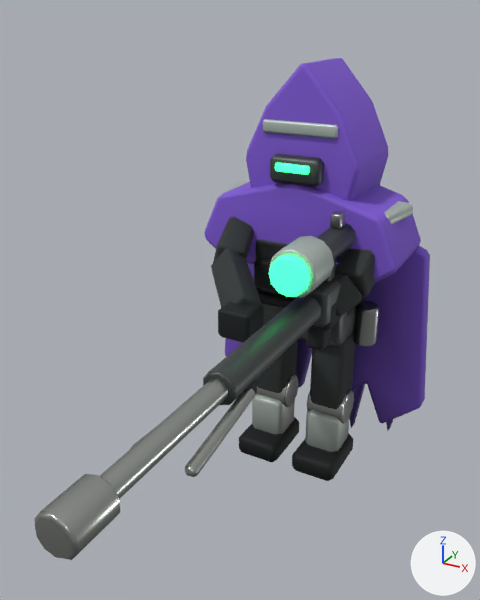
Renders of the glTF model github-io/public/models/stalker.glb from each side of a commit.
Before and after are seen from a camera (50 mm lens) standing at (1.48, -3.57, 2.8) and looking at (0.02, -0.9, 1.47). Every picture has the same lights, and +X, +Y and +Z are marked at lower right. The first picture is the older version. Where no turn or scale is listed for an object, it has been applied to the vertices.

The scene before the commit, as lines of its bpy script (objects in view):
```python
ob_belt = bpy.data.objects.new('Belt', me_belt)
ob_belt.location = (0.0, 0.0, 0.0)
ob_bipod_clamp = bpy.data.objects.new('Bipod_clamp', me_bipod_clamp)
ob_bipod_clamp.location = (0.0, 0.0, 0.0)
ob_boot = bpy.data.objects.new('Boot', me_boot)
ob_boot.location = (-0.2, 0.0, 0.94)
ob_boot_001 = bpy.data.objects.new('Boot.001', me_boot_001)
ob_boot_001.location = (0.2, 0.0, 0.94)
ob_forearms = bpy.data.objects.new('Forearms', me_forearms)
ob_forearms.location = (0.0, 0.0, 0.0)
ob_gloves = bpy.data.objects.new('Gloves', me_gloves)
ob_gloves.location = (0.0, 0.0, 0.0)
ob_grip = bpy.data.objects.new('Grip', me_grip)
ob_grip.location = (0.0, 0.0, 0.0)
ob_magazine_pouches = bpy.data.objects.new('Magazine_pouches', me_magazine_pouches)
ob_magazine_pouches.location = (0.0, 0.0, 0.0)
ob_upper_leg_001 = bpy.data.objects.new('Upper_leg.001', me_upper_leg_001)
ob_upper_leg_001.location = (0.2, 0.0, 0.94)
# also in view: 'Canteen' at (0.37, 0.08, 1.0); 'Mask' at (0.0, -0.22, 1.98); 'Scope_lens' at (0.3, -0.94, 1.66); 'Hood' at (0.0, 0.08, 2.15); 'Upper_leg' at (-0.2, 0.0, 0.69)
```
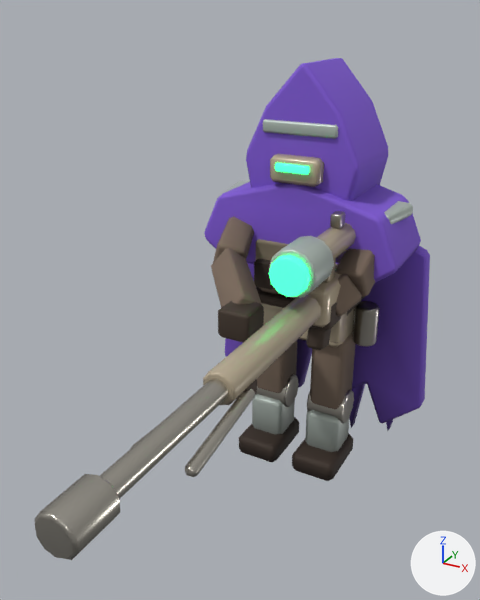
Pixel boxes [x1, y1, x2, y2] of what changed, in the pictures (480 x 600 px):
'Barrel_shroud', surface changed (grey to brown): [203, 295, 321, 405] in both
'Forearms', surface changed (black to brown): [211, 248, 361, 316] in both
'Upper_leg.001', surface changed (lighter): [310, 332, 355, 409] in both
'Arms', surface changed (black to brown): [213, 216, 375, 297] in both
'Gloves', surface changed: [218, 301, 341, 342] in both
'Boot.001', surface changed: [292, 436, 353, 481] in both
'Boot', surface changed: [239, 424, 286, 462] in both
'Mask', surface changed (lighter): [270, 153, 324, 187] in both
'Upper_leg', surface changed (lighter): [256, 340, 297, 393] in both
'Receiver', surface changed (black to brown): [308, 263, 341, 328] in both
'Scope_tube', surface changed (lighter): [316, 223, 356, 260] in both
'Pelvis', surface changed: [262, 303, 355, 348] in both
'Magazine_pouches', surface changed: [254, 259, 274, 290] in both
'Chest_rig', surface changed (black to brown): [255, 239, 288, 261] in both
'Belt', surface changed: [256, 287, 364, 315] in both
'Grip', surface changed: [306, 327, 331, 350] in both
'Magazine', surface changed (lighter): [329, 312, 347, 343] in both
'Scope_mounts', surface changed: [323, 249, 348, 283] in both
'Bipod_clamp', surface changed: [243, 380, 257, 394] in both
'Torso', surface changed: [259, 287, 281, 295] in both

Diff of the bpy script that builds the scene:
```diff
--- a/github-io/public/models/stalker.glb.py
+++ b/github-io/public/models/stalker.glb.py
@@ mat_undercarriage @@
 n2 = _N.new('ShaderNodeMix'); n2.name = 'Mix'
 n2.inputs[0].default_value = 1.0  # 'Factor'
-n2.inputs[7].default_value = (0.0168, 0.0212, 0.0232, 1.0)  # 'B', black #23282a
+n2.inputs[7].default_value = (0.0887, 0.0612, 0.0452, 1.0)  # 'B', brown #54463c
 n3 = _N.new('ShaderNodeVertexColor'); n3.name = 'Color Attribute'
@@ mat_suit @@
 n2 = _N.new('ShaderNodeMix'); n2.name = 'Mix'
 n2.inputs[0].default_value = 1.0  # 'Factor'
-n2.inputs[7].default_value = (0.0343, 0.0423, 0.0423, 1.0)  # 'B', dark grey #343a3a
+n2.inputs[7].default_value = (0.254, 0.181, 0.133, 1.0)  # 'B', brown #8a7666
 n3 = _N.new('ShaderNodeVertexColor'); n3.name = 'Color Attribute'
@@ mat_armor @@
 n0 = _N.new('ShaderNodeBsdfPrincipled'); n0.name = 'Principled BSDF'
-n0.inputs[1].default_value = 0.55  # 'Metallic'
-n0.inputs[2].default_value = 0.46  # 'Roughness'
+n0.inputs[1].default_value = 0.12  # 'Metallic'
+n0.inputs[2].default_value = 0.25  # 'Roughness'
 n1 = _N.new('ShaderNodeOutputMaterial'); n1.name = 'Material Output'
@@ mat_armor @@
 n2 = _N.new('ShaderNodeMix'); n2.name = 'Mix'
 n2.inputs[0].default_value = 1.0  # 'Factor'
-n2.inputs[7].default_value = (0.0999, 0.117, 0.114, 1.0)  # 'B', dark grey #59605f
+n2.inputs[7].default_value = (0.672, 0.565, 0.402, 1.0)  # 'B', beige #d6c6aa
 n3 = _N.new('ShaderNodeVertexColor'); n3.name = 'Color Attribute'
```
